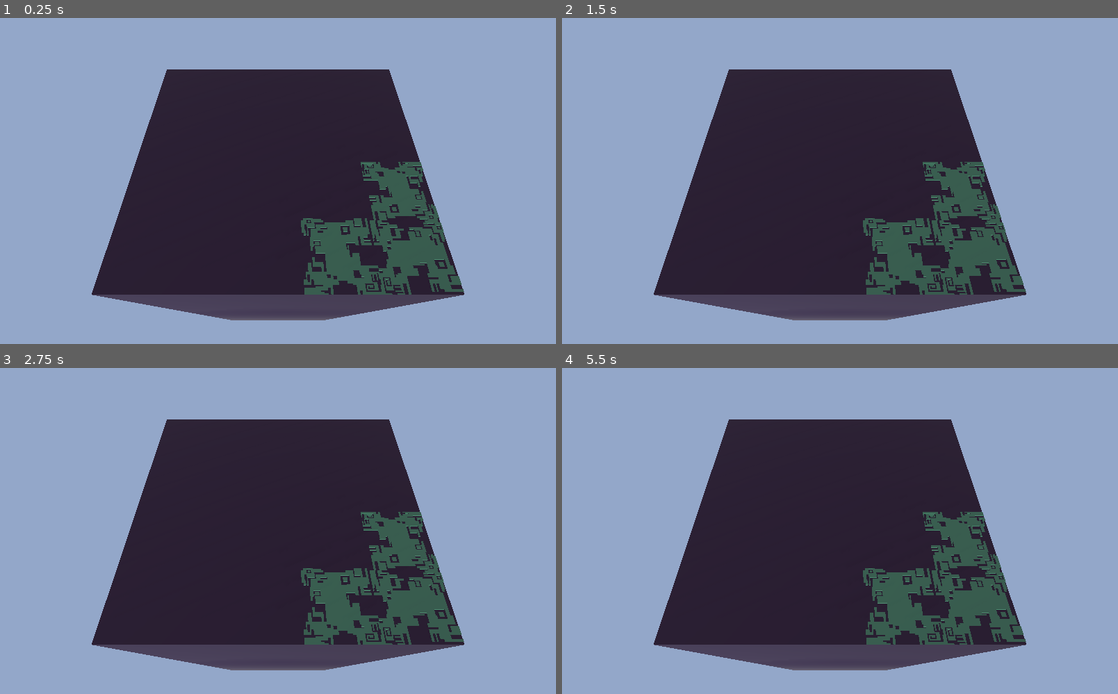
Above: before the commit, frames 1-4 (two rows, left to right).
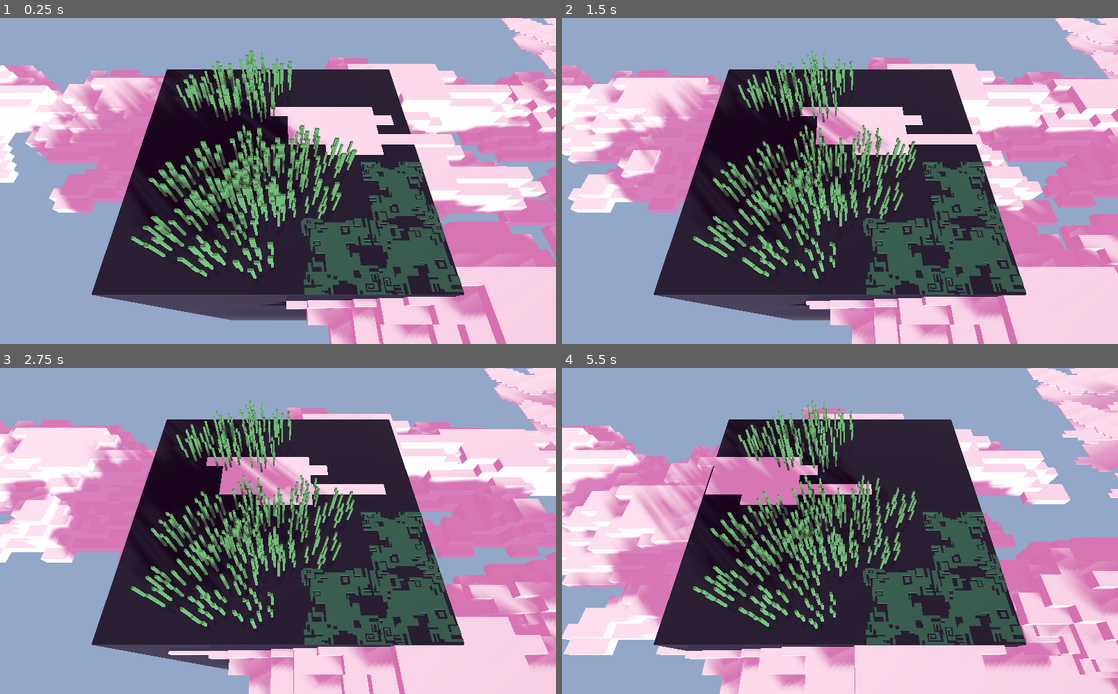
Above: after the commit, the same moments.

Repository: albielee/NSE_Challenge_Game
Game: Godot game, scene res://Worlds/world.tscn
Same seed, same stepped clock (60 frames per second), same inputs: the game is played once before the commit and once after it. This scene is started directly instead of the project's main scene.
Inputs (mouse positions are in pixels of both pictures, inside the frame that each line leads up to):
- Up to frame 1 (0.25 s): no input
- Up to frame 2 (1.5 s): move the mouse to (962, 164) at 0.52 s; hold Right (move_right) 0.53-1.28 s; hold Space (move_dash) 0.53-1.28 s; move the mouse to (728, 197) at 1.27 s; hold Down (move_down) from 1.28 s (still down); right-click (728, 197) at 1.35 s
- Up to frame 3 (2.75 s): move the mouse to (333, 459) at 2.02 s; release Down (move_down) at 2.03 s; press the mouse at (333, 459) at 2.03 s; hold Right (move_right) from 2.03 s (still down)
- Up to frame 4 (5.5 s): move the mouse to (812, 596) at 2.77 s; release Right (move_right) at 2.78 s; release the mouse at (812, 596) at 2.78 s; hold Up (move_up) 2.78-3.53 s; tap Tab (scoreboard) at 2.85 s; move the mouse to (1006, 579) at 3.52 s; hold E (summon_rock) 3.53-4.28 s; hold Left (move_left) 3.53-5.03 s; move the mouse to (673, 482) at 4.27 s; tap Shift (temp_float) at 4.35 s; move the mouse to (867, 531) at 5.02 s; hold Down (move_down) from 5.03 s (still down); hold Space (move_dash) from 5.03 s (still down)

The runs differ from the first frame. In frame 1, 44% of the frame differs, in the area x 0-100%, y 0-100%; in frame 2, 44%; in frame 3, 45%; in frame 4, 46%.

Commit message:
Some clouds and grass

Diff:
--- a/NSE_Challenge_Game/Assets/Clouds/Cloud.tscn
+++ b/NSE_Challenge_Game/Assets/World/Clouds/Cloud.tscn
@@ -1,14 +1,14 @@
 [gd_scene load_steps=5 format=2]
 
-[ext_resource path="res://Assets/Clouds/cloud1.png" type="Texture" id=1]
-[ext_resource path="res://Assets/Clouds/cloud1.obj" type="ArrayMesh" id=2]
-[ext_resource path="res://Assets/Clouds/Cloud.gd" type="Script" id=3]
-
+[ext_resource path="res://Assets/World/Clouds/cloud1.png" type="Texture" id=1]
+[ext_resource path="res://Assets/World/Clouds/cloud1.obj" type="ArrayMesh" id=2]
+[ext_resource path="res://Assets/World/Clouds/Cloud.gd" type="Script" id=3]
 
 [sub_resource type="SpatialMaterial" id=1]
 albedo_texture = ExtResource( 1 )
 
 [node name="Cloud" type="Spatial"]
+transform = Transform( 0.5, 0, 0, 0, 0.5, 0, 0, 0, 0.7, 0, 0, 0 )
 script = ExtResource( 3 )
 
 [node name="cloud1" type="MeshInstance" parent="."]
--- a/NSE_Challenge_Game/Assets/Clouds/flat_cloud.tscn
+++ b/NSE_Challenge_Game/Assets/World/Clouds/flat_cloud.tscn
@@ -1,7 +1,8 @@
 [gd_scene load_steps=3 format=2]
 
-[ext_resource path="res://Assets/Clouds/flat_cloud.gd" type="Script" id=1]
-[ext_resource path="res://Assets/Clouds/flat_cloud.obj" type="ArrayMesh" id=2]
+[ext_resource path="res://Assets/World/Clouds/flat_cloud.gd" type="Script" id=1]
+[ext_resource path="res://Assets/World/Clouds/flat_cloud.obj" type="ArrayMesh" id=2]
+
 
 [node name="flat_cloud" type="MeshInstance"]
 transform = Transform( 0.5, 0, 0, 0, 0.1, 0, 0, 0, 0.505, 62.0387, -10.4184, 0 )
--- a/NSE_Challenge_Game/Assets/Tall Grass/GrassCluster.tscn
+++ b/NSE_Challenge_Game/Assets/World/Tall Grass/GrassCluster.tscn
@@ -1,6 +1,7 @@
 [gd_scene load_steps=2 format=2]
 
-[ext_resource path="res://Assets/Tall Grass/TallGrass.tscn" type="PackedScene" id=1]
+[ext_resource path="res://Assets/World/Tall Grass/TallGrass.tscn" type="PackedScene" id=1]
+
 
 [node name="GrassCluster" type="Spatial"]
 
--- a/NSE_Challenge_Game/Assets/Tall Grass/TallGrass.tscn
+++ b/NSE_Challenge_Game/Assets/World/Tall Grass/TallGrass.tscn
@@ -1,15 +1,16 @@
 [gd_scene load_steps=14 format=2]
 
-[ext_resource path="res://Assets/Tall Grass/grass_tall6.png" type="Texture" id=1]
-[ext_resource path="res://Assets/Tall Grass/grass_tall6.obj" type="ArrayMesh" id=2]
-[ext_resource path="res://Assets/Tall Grass/grass_tall_flat.png" type="Texture" id=3]
-[ext_resource path="res://Assets/Tall Grass/grass_tall_flat.obj" type="ArrayMesh" id=4]
-[ext_resource path="res://Assets/Tall Grass/grass_tall4.obj" type="ArrayMesh" id=5]
-[ext_resource path="res://Assets/Tall Grass/grass_tall5.obj" type="ArrayMesh" id=6]
-[ext_resource path="res://Assets/Tall Grass/grass_tall1.obj" type="ArrayMesh" id=7]
-[ext_resource path="res://Assets/Tall Grass/grass_tall2.obj" type="ArrayMesh" id=8]
-[ext_resource path="res://Assets/Tall Grass/grass_tall3.obj" type="ArrayMesh" id=9]
-[ext_resource path="res://Assets/Tall Grass/TallGrass.gd" type="Script" id=10]
+[ext_resource path="res://Assets/World/Tall Grass/grass_tall6.png" type="Texture" id=1]
+[ext_resource path="res://Assets/World/Tall Grass/grass_tall6.obj" type="ArrayMesh" id=2]
+[ext_resource path="res://Assets/World/Tall Grass/grass_tall_flat.png" type="Texture" id=3]
+[ext_resource path="res://Assets/World/Tall Grass/grass_tall_flat.obj" type="ArrayMesh" id=4]
+[ext_resource path="res://Assets/World/Tall Grass/grass_tall4.obj" type="ArrayMesh" id=5]
+[ext_resource path="res://Assets/World/Tall Grass/grass_tall5.obj" type="ArrayMesh" id=6]
+[ext_resource path="res://Assets/World/Tall Grass/grass_tall1.obj" type="ArrayMesh" id=7]
+[ext_resource path="res://Assets/World/Tall Grass/grass_tall2.obj" type="ArrayMesh" id=8]
+[ext_resource path="res://Assets/World/Tall Grass/grass_tall3.obj" type="ArrayMesh" id=9]
+[ext_resource path="res://Assets/World/Tall Grass/TallGrass.gd" type="Script" id=10]
+
 
 [sub_resource type="SpatialMaterial" id=1]
 albedo_texture = ExtResource( 1 )
--- a/NSE_Challenge_Game/Worlds/world.tscn
+++ b/NSE_Challenge_Game/Worlds/world.tscn
@@ -7,6 +7,9 @@
 [ext_resource path="res://Assets/Numbers/number1.png" type="Texture" id=5]
 [ext_resource path="res://Assets/Numbers/number2.png" type="Texture" id=6]
 [ext_resource path="res://Assets/Numbers/number3.png" type="Texture" id=7]
+[ext_resource path="res://Assets/World/Tall Grass/GrassCluster.tscn" type="PackedScene" id=8]
+[ext_resource path="res://Assets/World/Clouds/Cloud.tscn" type="PackedScene" id=9]
+[ext_resource path="res://Assets/World/Clouds/flat_cloud.tscn" type="PackedScene" id=10]
 
 [sub_resource type="Environment" id=1]
 background_color = Color( 0.431373, 0.431373, 0.431373, 0.333333 )
@@ -162,6 +165,8 @@
 
 [node name="StaticBody" type="StaticBody" parent="."]
 transform = Transform( 1, 0, 0, 0, 1, 0, 0, 0, 1, 0, 0.795335, 0 )
+collision_layer = 2
+collision_mask = 2
 
 [node name="Tower" type="MeshInstance" parent="StaticBody"]
 transform = Transform( 7.35151, 0, 0, 0, 18.548, 0, 0, 0, 6.84089, 0, -20.3118, 0 )
@@ -187,21 +192,139 @@
 shadow_bias = 1.14
 directional_shadow_normal_bias = 0.0
 
-[node name="grass_1" type="MeshInstance" parent="."]
+[node name="Void" parent="." instance=ExtResource( 3 )]
+transform = Transform( 1, 0, 0, 0, 1, 0, 0, 0, 1, 0, -5, 0 )
+
+[node name="Environment" type="Spatial" parent="."]
+
+[node name="TallGrass" type="Spatial" parent="Environment"]
+
+[node name="GrassCluster" parent="Environment/TallGrass" instance=ExtResource( 8 )]
+transform = Transform( 1, 0, 0, 0, 1, 0, 0, 0, 1, -0.42547, -0.968464, 1.35516 )
+
+[node name="GrassCluster2" parent="Environment/TallGrass" instance=ExtResource( 8 )]
+transform = Transform( 1, 0, 0, 0, 1, 0, 0, 0, 1, -1.79721, -0.968464, 2.49953 )
+
+[node name="GrassCluster3" parent="Environment/TallGrass" instance=ExtResource( 8 )]
+transform = Transform( 1, 0, 0, 0, 1, 0, 0, 0, 1, 0.0724524, -0.968464, 3.26859 )
+
+[node name="GrassCluster4" parent="Environment/TallGrass" instance=ExtResource( 8 )]
+transform = Transform( 1, 0, 0, 0, 1, 0, 0, 0, 1, 1.36747, -0.968464, 1.99814 )
+
+[node name="GrassCluster5" parent="Environment/TallGrass" instance=ExtResource( 8 )]
+transform = Transform( 1, 0, 0, 0, 1, 0, 0, 0, 1, 1.44947, -0.968464, 0.359647 )
+
+[node name="GrassCluster6" parent="Environment/TallGrass" instance=ExtResource( 8 )]
+transform = Transform( 1, 0, 0, 0, 1, 0, 0, 0, 1, 2.07502, -0.968464, 3.3596 )
+
+[node name="GrassCluster7" parent="Environment/TallGrass" instance=ExtResource( 8 )]
+transform = Transform( 1, 0, 0, 0, 1, 0, 0, 0, 1, 3.04596, -0.968464, 1.15475 )
+
+[node name="GrassCluster8" parent="Environment/TallGrass" instance=ExtResource( 8 )]
+transform = Transform( 1, 0, 0, 0, 1, 0, 0, 0, 1, -3.21301, -0.968464, 1.35516 )
+
+[node name="GrassCluster9" parent="Environment/TallGrass" instance=ExtResource( 8 )]
+transform = Transform( 1, 0, 0, 0, 1, 0, 0, 0, 1, -4.58475, -0.968464, 2.49953 )
+
+[node name="GrassCluster10" parent="Environment/TallGrass" instance=ExtResource( 8 )]
+transform = Transform( 1, 0, 0, 0, 1, 0, 0, 0, 1, -2.71509, -0.968464, 3.26859 )
+
+[node name="GrassCluster11" parent="Environment/TallGrass" instance=ExtResource( 8 )]
+transform = Transform( 1, 0, 0, 0, 1, 0, 0, 0, 1, -1.42007, -0.968464, 1.99814 )
+
+[node name="GrassCluster12" parent="Environment/TallGrass" instance=ExtResource( 8 )]
+transform = Transform( 1, 0, 0, 0, 1, 0, 0, 0, 1, -1.33807, -0.968464, 0.359647 )
+
+[node name="GrassCluster13" parent="Environment/TallGrass" instance=ExtResource( 8 )]
+transform = Transform( 1, 0, 0, 0, 1, 0, 0, 0, 1, -0.712521, -0.968464, 3.3596 )
+
+[node name="GrassCluster14" parent="Environment/TallGrass" instance=ExtResource( 8 )]
+transform = Transform( 1, 0, 0, 0, 1, 0, 0, 0, 1, 0.258424, -0.968464, 1.15475 )
+
+[node name="GrassCluster15" parent="Environment/TallGrass" instance=ExtResource( 8 )]
+transform = Transform( 1, 0, 0, 0, 1, 0, 0, 0, 1, -3.21301, -0.968464, 3.924 )
+
+[node name="GrassCluster16" parent="Environment/TallGrass" instance=ExtResource( 8 )]
+transform = Transform( 1, 0, 0, 0, 1, 0, 0, 0, 1, -4.58475, -0.968464, 5.06837 )
+
+[node name="GrassCluster17" parent="Environment/TallGrass" instance=ExtResource( 8 )]
+transform = Transform( 1, 0, 0, 0, 1, 0, 0, 0, 1, -2.71509, -0.968464, 5.83743 )
+
+[node name="GrassCluster18" parent="Environment/TallGrass" instance=ExtResource( 8 )]
+transform = Transform( 1, 0, 0, 0, 1, 0, 0, 0, 1, -1.42007, -0.968464, 4.56698 )
+
+[node name="GrassCluster19" parent="Environment/TallGrass" instance=ExtResource( 8 )]
+transform = Transform( 1, 0, 0, 0, 1, 0, 0, 0, 1, -1.33807, -0.968464, 2.92849 )
+
+[node name="GrassCluster20" parent="Environment/TallGrass" instance=ExtResource( 8 )]
+transform = Transform( 1, 0, 0, 0, 1, 0, 0, 0, 1, -0.712521, -0.968464, 5.92844 )
+
+[node name="GrassCluster21" parent="Environment/TallGrass" instance=ExtResource( 8 )]
+transform = Transform( 1, 0, 0, 0, 1, 0, 0, 0, 1, 0.258424, -0.968464, 3.72359 )
+
+[node name="GrassCluster22" parent="Environment/TallGrass" instance=ExtResource( 8 )]
+transform = Transform( 1, 0, 0, 0, 1, 0, 0, 0, 1, -3.21301, -0.968464, -4.51478 )
+
+[node name="GrassCluster23" parent="Environment/TallGrass" instance=ExtResource( 8 )]
+transform = Transform( 1, 0, 0, 0, 1, 0, 0, 0, 1, -4.58475, -0.968464, -3.37041 )
+
+[node name="GrassCluster24" parent="Environment/TallGrass" instance=ExtResource( 8 )]
+transform = Transform( 1, 0, 0, 0, 1, 0, 0, 0, 1, -2.71509, -0.968464, -2.60135 )
+
+[node name="GrassCluster25" parent="Environment/TallGrass" instance=ExtResource( 8 )]
+transform = Transform( 1, 0, 0, 0, 1, 0, 0, 0, 1, -1.42007, -0.968464, -3.8718 )
+
+[node name="GrassCluster26" parent="Environment/TallGrass" instance=ExtResource( 8 )]
+transform = Transform( 1, 0, 0, 0, 1, 0, 0, 0, 1, -1.33807, -0.968464, -5.51029 )
+
+[node name="GrassCluster27" parent="Environment/TallGrass" instance=ExtResource( 8 )]
+transform = Transform( 1, 0, 0, 0, 1, 0, 0, 0, 1, -0.712521, -0.968464, -2.51034 )
+
+[node name="GrassCluster28" parent="Environment/TallGrass" instance=ExtResource( 8 )]
+transform = Transform( 1, 0, 0, 0, 1, 0, 0, 0, 1, 0.258424, -0.968464, -4.71519 )
+
+[node name="Grass" type="Spatial" parent="Environment"]
+
+[node name="grass_1" type="MeshInstance" parent="Environment/Grass"]
 transform = Transform( 0.5, 0, 0, 0, 0.5, 0, 0, 0, 0.5, 4.13944, -1.974, 6.9324 )
 mesh = ExtResource( 2 )
 material/0 = null
 
-[node name="grass_2" type="MeshInstance" parent="."]
+[node name="grass_2" type="MeshInstance" parent="Environment/Grass"]
 transform = Transform( -8.14603e-08, 0, 0.5, 0, 0.5, 0, -0.5, 0, -8.14603e-08, 4.24023, -1.974, 6.83004 )
 mesh = ExtResource( 2 )
 material/0 = null
 
-[node name="grass_3" type="MeshInstance" parent="."]
+[node name="grass_3" type="MeshInstance" parent="Environment/Grass"]
 transform = Transform( -8.14603e-08, 0, -0.5, 0, 0.5, 0, 0.5, 0, -8.14603e-08, 4.14164, -1.974, 0.537948 )
 mesh = ExtResource( 2 )
 material/0 = null
 
-[node name="Void" parent="." instance=ExtResource( 3 )]
-transform = Transform( 1, 0, 0, 0, 1, 0, 0, 0, 1, 0, -5, 0 )
+[node name="Clouds" type="Spatial" parent="Environment"]
+
+[node name="Cloud" parent="Environment/Clouds" instance=ExtResource( 9 )]
+
+[node name="Cloud2" parent="Environment/Clouds" instance=ExtResource( 9 )]
+
+[node name="Cloud3" parent="Environment/Clouds" instance=ExtResource( 9 )]
+
+[node name="Cloud4" parent="Environment/Clouds" instance=ExtResource( 9 )]
+
+[node name="Cloud5" parent="Environment/Clouds" instance=ExtResource( 9 )]
+
+[node name="Cloud6" parent="Environment/Clouds" instance=ExtResource( 9 )]
+
+[node name="Cloud7" parent="Environment/Clouds" instance=ExtResource( 9 )]
+
+[node name="Cloud8" parent="Environment/Clouds" instance=ExtResource( 9 )]
+
+[node name="Cloud9" parent="Environment/Clouds" instance=ExtResource( 9 )]
+
+[node name="flat_cloud" parent="Environment/Clouds" instance=ExtResource( 10 )]
+
+[node name="flat_cloud2" parent="Environment/Clouds" instance=ExtResource( 10 )]
+transform = Transform( 0.5, 0, 0, 0, 0.1, 0, 0, 0, 0.505, 62.0387, -10.0464, -3.84756 )
+
+[node name="flat_cloud3" parent="Environment/Clouds" instance=ExtResource( 10 )]
+transform = Transform( 0.5, 0, 0, 0, 0.1, 0, 0, 0, 0.505, 62.0387, -9.43155, 5.30299 )
 [connection signal="player_fell" from="Void" to="RoundController" method="_on_Void_player_fell"]
Not shown, removed: NSE_Challenge_Game/Assets/Clouds/cloud1.obj.import
Not shown, removed: NSE_Challenge_Game/Assets/Clouds/flat_cloud.obj.import
Not shown, removed: NSE_Challenge_Game/Assets/Tall Grass/grass_tall1.obj.import
Not shown, removed: NSE_Challenge_Game/Assets/Tall Grass/grass_tall2.obj.import
Not shown, removed: NSE_Challenge_Game/Assets/Tall Grass/grass_tall3.obj.import
Not shown, removed: NSE_Challenge_Game/Assets/Tall Grass/grass_tall4.obj.import
Not shown, removed: NSE_Challenge_Game/Assets/Tall Grass/grass_tall5.obj.import
Not shown, removed: NSE_Challenge_Game/Assets/Tall Grass/grass_tall6.obj.import
Not shown, removed: NSE_Challenge_Game/Assets/Tall Grass/grass_tall_flat.obj.import
Renamed: NSE_Challenge_Game/Assets/Clouds/Cloud.gd -> NSE_Challenge_Game/Assets/World/Clouds/Cloud.gd
Renamed: NSE_Challenge_Game/Assets/Clouds/cloud1.mtl -> NSE_Challenge_Game/Assets/World/Clouds/cloud1.mtl
Renamed: NSE_Challenge_Game/Assets/Clouds/cloud1.obj -> NSE_Challenge_Game/Assets/World/Clouds/cloud1.obj
(and 46 more such lines)
